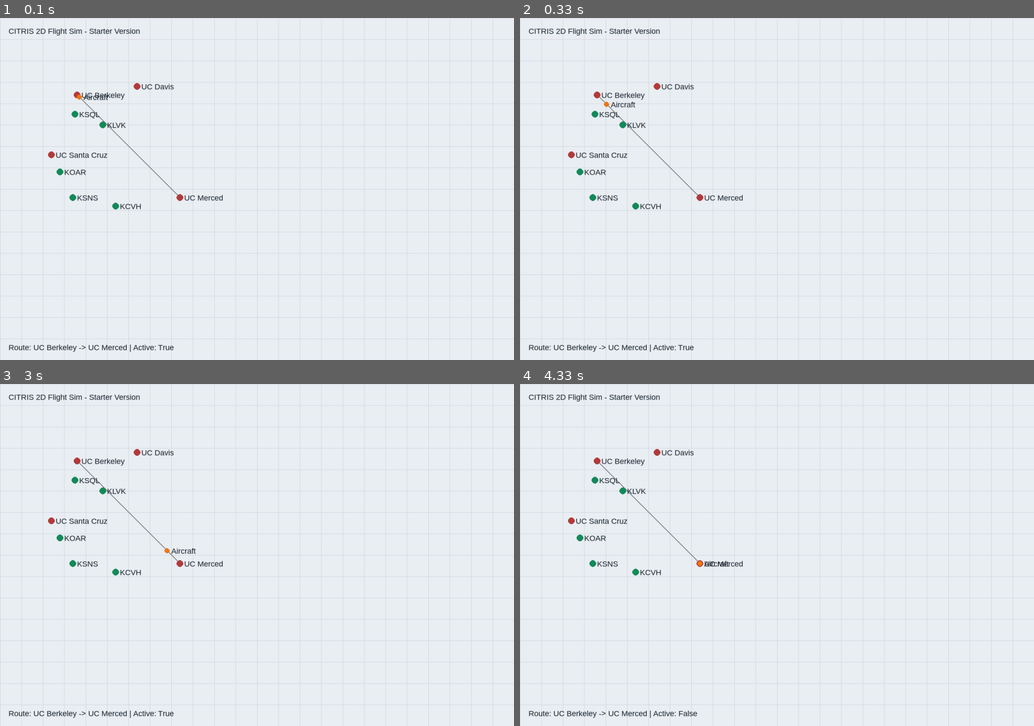
Above: before the commit, frames 1-4 (two rows, left to right).
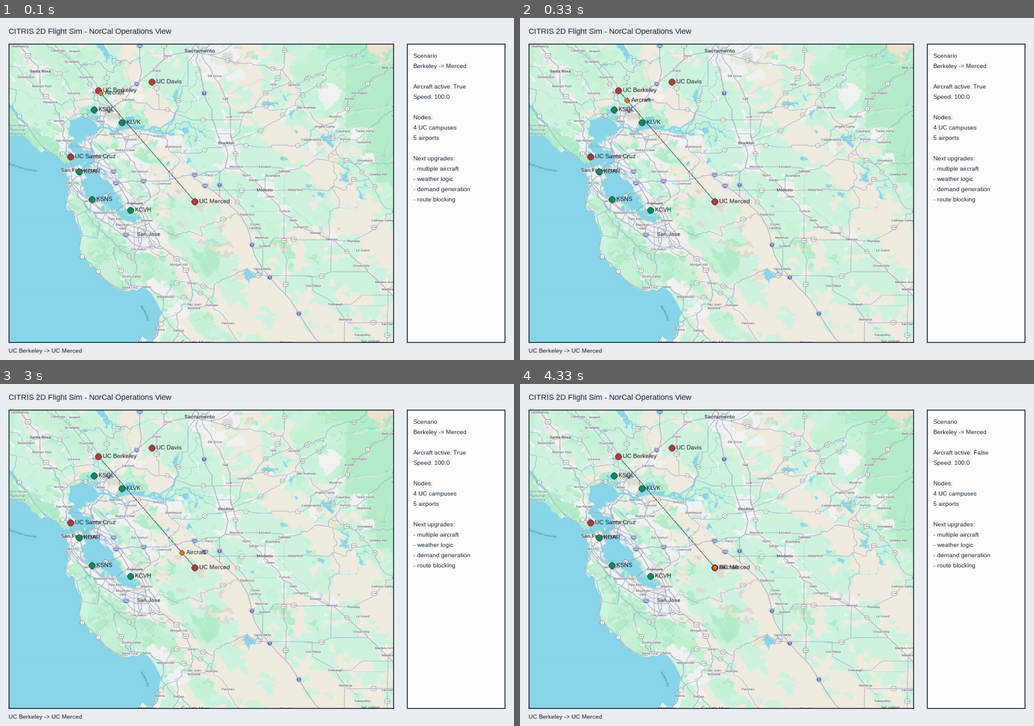
Above: after the commit, the same moments.

Repository: matta-h/CITRIS_Aviation_Comp
Game: pygame game, started from sim/main.py
The game is run twice, just before and just after one commit, with the same random seed, the same clock (stepped at 60 frames per second) and the same inputs.
Inputs:
- Up to frame 1 (0.1 s): no input
- Up to frame 2 (0.33 s): no input
- Up to frame 3 (3 s): no input
- Up to frame 4 (4.33 s): no input

The runs differ from the first frame. In frame 1, 47% of the frame differs, in the area x 1-99%, y 3-99%; in frame 2, 47%; in frame 3, 47%; in frame 4, 47%.

Commit message:
add norcal map background support

Diff:
--- a/sim/main.py
+++ b/sim/main.py
@@ -1,77 +1,101 @@
 import math
+import os
 import pygame
 
-# -----------------------------
-# Basic setup
-# -----------------------------
 pygame.init()
 
 WIDTH, HEIGHT = 1200, 800
 SCREEN = pygame.display.set_mode((WIDTH, HEIGHT))
-pygame.display.set_caption("CITRIS 2D Flight Sim - Starter")
+pygame.display.set_caption("CITRIS 2D Flight Sim - NorCal Map")
 
 CLOCK = pygame.time.Clock()
 FONT = pygame.font.SysFont("arial", 18)
+SMALL_FONT = pygame.font.SysFont("arial", 14)
 
 # Colors
 BG = (235, 240, 245)
 GRID = (210, 215, 220)
 TEXT = (20, 30, 40)
-NODE = (30, 100, 200)
 AIRPORT = (20, 140, 90)
 UC_COLOR = (180, 60, 60)
 AIRCRAFT = (240, 120, 20)
-ROUTE = (100, 100, 100)
+ROUTE = (90, 90, 90)
+PANEL = (255, 255, 255)
 
-# -----------------------------
-# Simple node data
-# Screen coordinates for now
-# (not true map projection yet)
-# -----------------------------
+# Window padding for map area
+MAP_LEFT = 20
+MAP_TOP = 60
+MAP_WIDTH = 900
+MAP_HEIGHT = 700
+
+# Background image path
+BASE_DIR = os.path.dirname(os.path.dirname(os.path.abspath(__file__)))
+MAP_PATH = os.path.join(BASE_DIR, "assets", "images", "norcal_map.png")
+
+def load_map_image():
+    if os.path.exists(MAP_PATH):
+        image = pygame.image.load(MAP_PATH).convert()
+        image = pygame.transform.smoothscale(image, (MAP_WIDTH, MAP_HEIGHT))
+        return image
+    return None
+
+MAP_IMAGE = load_map_image()
+
+# Screen coordinates placed on the map rectangle
 nodes = [
-    {"name": "UC Berkeley", "x": 180, "y": 180, "type": "uc"},
-    {"name": "UC Davis", "x": 320, "y": 160, "type": "uc"},
-    {"name": "UC Santa Cruz", "x": 120, "y": 320, "type": "uc"},
-    {"name": "UC Merced", "x": 420, "y": 420, "type": "uc"},
-    {"name": "KOAR", "x": 140, "y": 360, "type": "airport"},
-    {"name": "KSNS", "x": 170, "y": 420, "type": "airport"},
-    {"name": "KCVH", "x": 270, "y": 440, "type": "airport"},
-    {"name": "KSQL", "x": 175, "y": 225, "type": "airport"},
-    {"name": "KLVK", "x": 240, "y": 250, "type": "airport"},
+    {"name": "UC Berkeley", "x": 230, "y": 170, "type": "uc"},
+    {"name": "UC Davis", "x": 355, "y": 150, "type": "uc"},
+    {"name": "UC Santa Cruz", "x": 165, "y": 325, "type": "uc"},
+    {"name": "UC Merced", "x": 455, "y": 430, "type": "uc"},
+    {"name": "KOAR", "x": 185, "y": 360, "type": "airport"},
+    {"name": "KSNS", "x": 215, "y": 425, "type": "airport"},
+    {"name": "KCVH", "x": 305, "y": 450, "type": "airport"},
+    {"name": "KSQL", "x": 220, "y": 215, "type": "airport"},
+    {"name": "KLVK", "x": 285, "y": 245, "type": "airport"},
 ]
 
-# Aircraft starts at Berkeley, goes to Merced
 start_node = nodes[0]
 end_node = nodes[3]
 
 aircraft = {
     "x": float(start_node["x"]),
     "y": float(start_node["y"]),
-    "speed": 100.0,  # pixels per second
+    "speed": 100.0,
     "origin": start_node,
     "destination": end_node,
     "active": True,
 }
 
-# -----------------------------
-# Helper functions
-# -----------------------------
 def draw_grid():
-    for x in range(0, WIDTH, 50):
-        pygame.draw.line(SCREEN, GRID, (x, 0), (x, HEIGHT), 1)
-    for y in range(0, HEIGHT, 50):
-        pygame.draw.line(SCREEN, GRID, (0, y), (WIDTH, y), 1)
+    for x in range(MAP_LEFT, MAP_LEFT + MAP_WIDTH, 50):
+        pygame.draw.line(SCREEN, GRID, (x, MAP_TOP), (x, MAP_TOP + MAP_HEIGHT), 1)
+    for y in range(MAP_TOP, MAP_TOP + MAP_HEIGHT, 50):
+        pygame.draw.line(SCREEN, GRID, (MAP_LEFT, y), (MAP_LEFT + MAP_WIDTH, y), 1)
+
+def draw_background():
+    map_rect = pygame.Rect(MAP_LEFT, MAP_TOP, MAP_WIDTH, MAP_HEIGHT)
+    pygame.draw.rect(SCREEN, (220, 225, 230), map_rect)
+
+    if MAP_IMAGE is not None:
+        SCREEN.blit(MAP_IMAGE, map_rect.topleft)
+    else:
+        draw_grid()
+        missing = SMALL_FONT.render("No map image found: assets/images/norcal_map.png", True, TEXT)
+        SCREEN.blit(missing, (MAP_LEFT + 20, MAP_TOP + 20))
+
+    pygame.draw.rect(SCREEN, TEXT, map_rect, 2)
 
 def draw_title():
-    title = FONT.render("CITRIS 2D Flight Sim - Starter Version", True, TEXT)
+    title = FONT.render("CITRIS 2D Flight Sim - NorCal Operations View", True, TEXT)
     SCREEN.blit(title, (20, 20))
 
 def draw_nodes():
     for node in nodes:
         color = UC_COLOR if node["type"] == "uc" else AIRPORT
         pygame.draw.circle(SCREEN, color, (node["x"], node["y"]), 8)
+        pygame.draw.circle(SCREEN, TEXT, (node["x"], node["y"]), 8, 1)
 
-        label = FONT.render(node["name"], True, TEXT)
+        label = SMALL_FONT.render(node["name"], True, TEXT)
         SCREEN.blit(label, (node["x"] + 10, node["y"] - 10))
 
 def draw_route():
@@ -107,24 +131,48 @@
     x = int(aircraft["x"])
     y = int(aircraft["y"])
     pygame.draw.circle(SCREEN, AIRCRAFT, (x, y), 6)
+    pygame.draw.circle(SCREEN, TEXT, (x, y), 6, 1)
 
-    label = FONT.render("Aircraft", True, TEXT)
+    label = SMALL_FONT.render("Aircraft", True, TEXT)
     SCREEN.blit(label, (x + 10, y - 10))
 
+def draw_side_panel():
+    panel_rect = pygame.Rect(950, 60, 230, 700)
+    pygame.draw.rect(SCREEN, PANEL, panel_rect)
+    pygame.draw.rect(SCREEN, TEXT, panel_rect, 2)
+
+    y = 80
+    lines = [
+        "Scenario",
+        "Berkeley -> Merced",
+        "",
+        f"Aircraft active: {aircraft['active']}",
+        f"Speed: {aircraft['speed']:.1f}",
+        "",
+        "Nodes:",
+        "4 UC campuses",
+        "5 airports",
+        "",
+        "Next upgrades:",
+        "- multiple aircraft",
+        "- weather logic",
+        "- demand generation",
+        "- route blocking",
+    ]
+
+    for line in lines:
+        label = SMALL_FONT.render(line, True, TEXT)
+        SCREEN.blit(label, (965, y))
+        y += 24
+
 def draw_status():
-    status_text = (
-        f"Route: {aircraft['origin']['name']} -> {aircraft['destination']['name']} | "
-        f"Active: {aircraft['active']}"
-    )
-    label = FONT.render(status_text, True, TEXT)
-    SCREEN.blit(label, (20, HEIGHT - 40))
+    status = f"{aircraft['origin']['name']} -> {aircraft['destination']['name']}"
+    label = SMALL_FONT.render(status, True, TEXT)
+    SCREEN.blit(label, (20, 770))
 
-# -----------------------------
-# Main loop
-# -----------------------------
 running = True
 while running:
-    dt = CLOCK.tick(60) / 1000.0  # seconds
+    dt = CLOCK.tick(60) / 1000.0
 
     for event in pygame.event.get():
         if event.type == pygame.QUIT:
@@ -133,11 +181,12 @@
     update_aircraft(dt)
 
     SCREEN.fill(BG)
-    draw_grid()
     draw_title()
+    draw_background()
     draw_route()
     draw_nodes()
     draw_aircraft()
+    draw_side_panel()
     draw_status()
 
     pygame.display.flip()
Binary file added: assets/images/norcal_map.png
